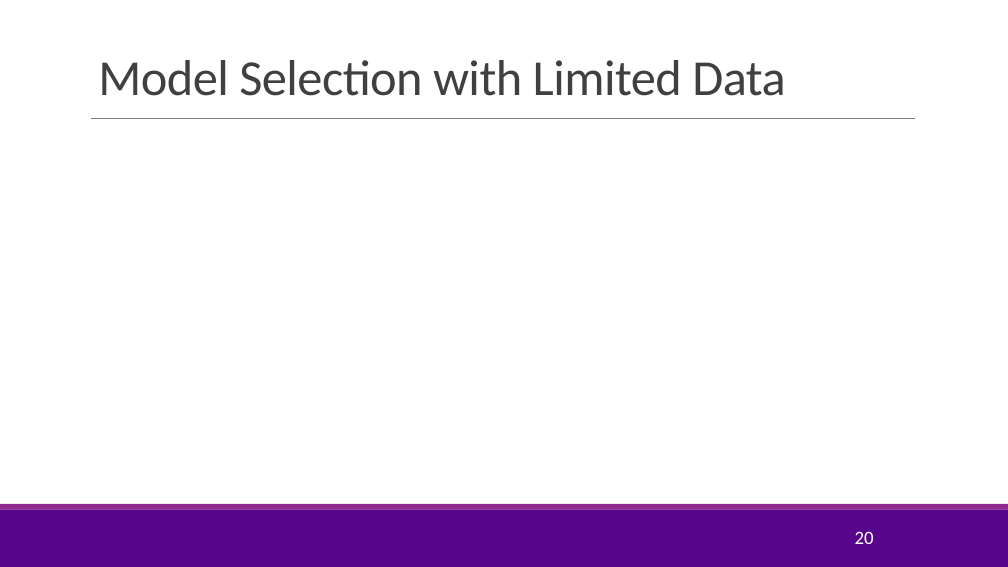
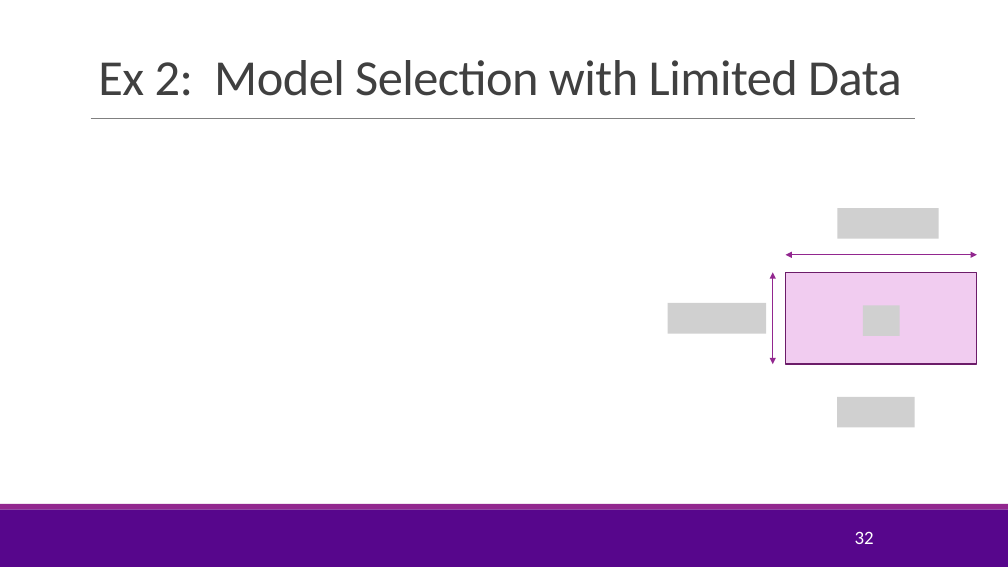
Before and after one commit to sdrangan/introml, a slide deck: slide 32 of lectures/Lect05_Lasso.pptx (slide 20 before the commit). Drawn at 1008x567 pixels with LibreOffice and Linux fonts; fonts in the diff are those of the drawing; grey boxes stand for pictures; background and template pictures are left out. Boxes give left, top, right and bottom in pixels: in the first picture for what was removed or moved away, otherwise in the second. Text is boxed around its words. In the diff, an @@ line names an element or a change of style, - is before the commit and + after.

```diff
--- a/lectures/Lect05_Lasso.pptx
+++ b/lectures/Lect05_Lasso.pptx
@@ title at <box>98,60,901,96</box>: text changed @@
-Model Selection with Limited Data
+Ex 2: Model Selection with Limited Data
@@ group added at <box>668,208,977,427</box>: 4 pictures, 2 double arrows, 1 rectangle @@
@@ page number at <box>855,531,874,544</box>: text changed @@
-20
+32
```
Also in this commit, not shown: 16 other slides changed, 4 slides added, 2 slides removed, 4 other files.
